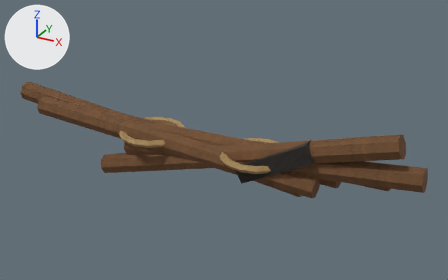
One commit to the OBJ model Assets/ProjectOEN/ProductionArt/Meshes/props_tools/pr-003_wood_poles_bundle__damaged.obj: the scene before it, then after it.
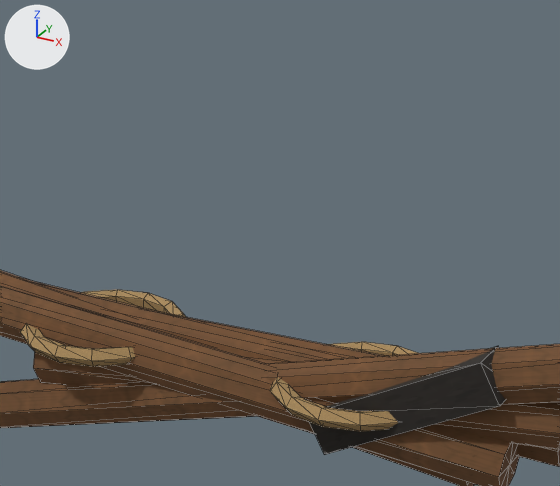
Each version appears first whole from a 50 mm lens placed at (1.198, -2.003, 1.176), pointed at (0.054, 0.076, 0.137), and next in a close-up on the part from 25% to 75% of the width and 0% to 70% of the height. Every picture has the same lights, and +X, +Y and +Z are marked at upper left. The last two pictures show the newer version. The close-ups show mesh edges as thin lines. Where no turn or scale is listed for an object, it has been applied to the vertices. Vertices at exactly the same position are counted once.

The first close-up shows 'pr-003_wood_poles_bundle__damaged'.
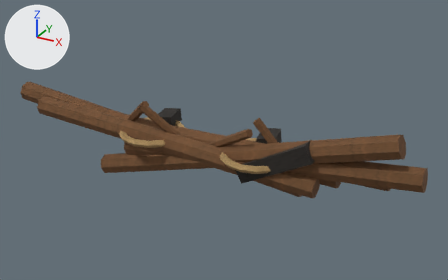
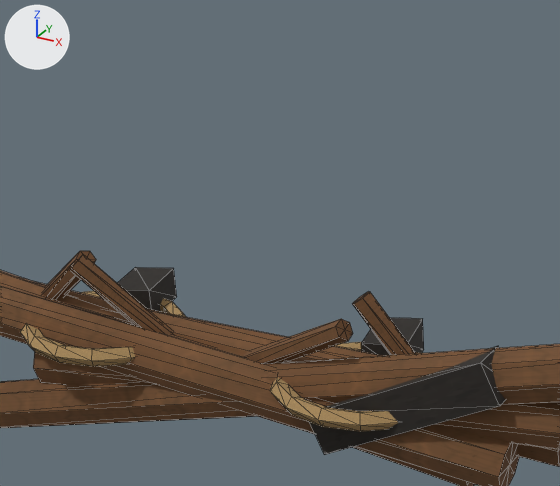
Diff of the bpy script that builds the scene:
```diff
--- a/Assets/ProjectOEN/ProductionArt/Meshes/props_tools/pr-003_wood_poles_bundle__damaged.obj.py
+++ b/Assets/ProjectOEN/ProductionArt/Meshes/props_tools/pr-003_wood_poles_bundle__damaged.obj.py
@@ me_pr_003_wood_poles_bundle__damaged @@
 # used by ob_pr_003_wood_poles_bundle__damaged; location = (0.0, 0.0, 0.0)
-me_pr_003_wood_poles_bundle__damaged.from_pydata(...)  # 256 vertices, 484 faces; spans x -0.97..0.89, y -0.15..0.15, z -0.1..0.36
+me_pr_003_wood_poles_bundle__damaged.from_pydata(...)  # 328 vertices, 604 faces; spans x -0.97..0.89, y -0.15..0.19, z -0.1..0.36
+# me_pr_003_wood_poles_bundle__damaged part 1: a new loose piece of 14 vertices spanning x -0.48..-0.24, y -0.06..0.06, z 0.07..0.29, in mat_wood (picture img_wood_albedo_png)
+# me_pr_003_wood_poles_bundle__damaged part 2: a new loose piece of 14 vertices spanning x -0.27..-0.03, y -0.08..0.03, z 0.07..0.29, in mat_wood (picture img_wood_albedo_png)
+# me_pr_003_wood_poles_bundle__damaged part 3: a new loose piece of 14 vertices spanning x -0.03..0.25, y -0.07..0.02, z 0.09..0.27, in mat_wood (picture img_wood_albedo_png)
+# me_pr_003_wood_poles_bundle__damaged part 4: a new loose piece of 14 vertices spanning x 0.23..0.45, y -0.04..0.03, z 0.05..0.31, in mat_wood (picture img_wood_albedo_png)
+# me_pr_003_wood_poles_bundle__damaged part 5
+# 16 vertices are added at x -0.3..0.29, y 0.05..0.19, z 0.13..0.19
+# 24 new faces join them, mat_char (picture img_char_albedo_png)
 me_pr_003_wood_poles_bundle__damaged.materials.append(mat_wood)
```

What differs and where, as boxes (x1, y1, x2, y2) in the close-ups (560 x 486 px):
'pr-003_wood_poles_bundle__damaged', reshaped
    before: (0, 270, 560, 486)
    after: (0, 251, 560, 486)
part 1 of me_pr_003_wood_poles_bundle__damaged, added (brown)
    after: (43, 251, 96, 299)
part 2 of me_pr_003_wood_poles_bundle__damaged, added (brown)
    after: (70, 254, 172, 335)
part 3 of me_pr_003_wood_poles_bundle__damaged, added (brown)
    after: (242, 319, 353, 364)
part 4 of me_pr_003_wood_poles_bundle__damaged, added (brown)
    after: (352, 292, 416, 355)
part 5 of me_pr_003_wood_poles_bundle__damaged, added
    after: (118, 267, 424, 356)
